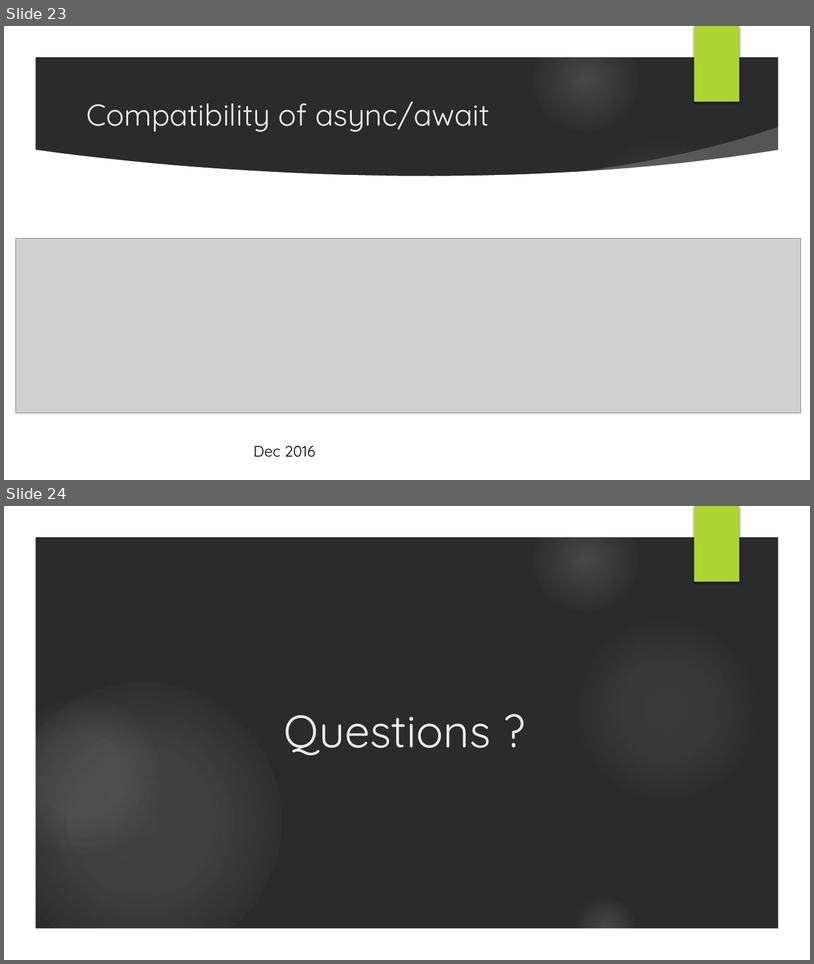
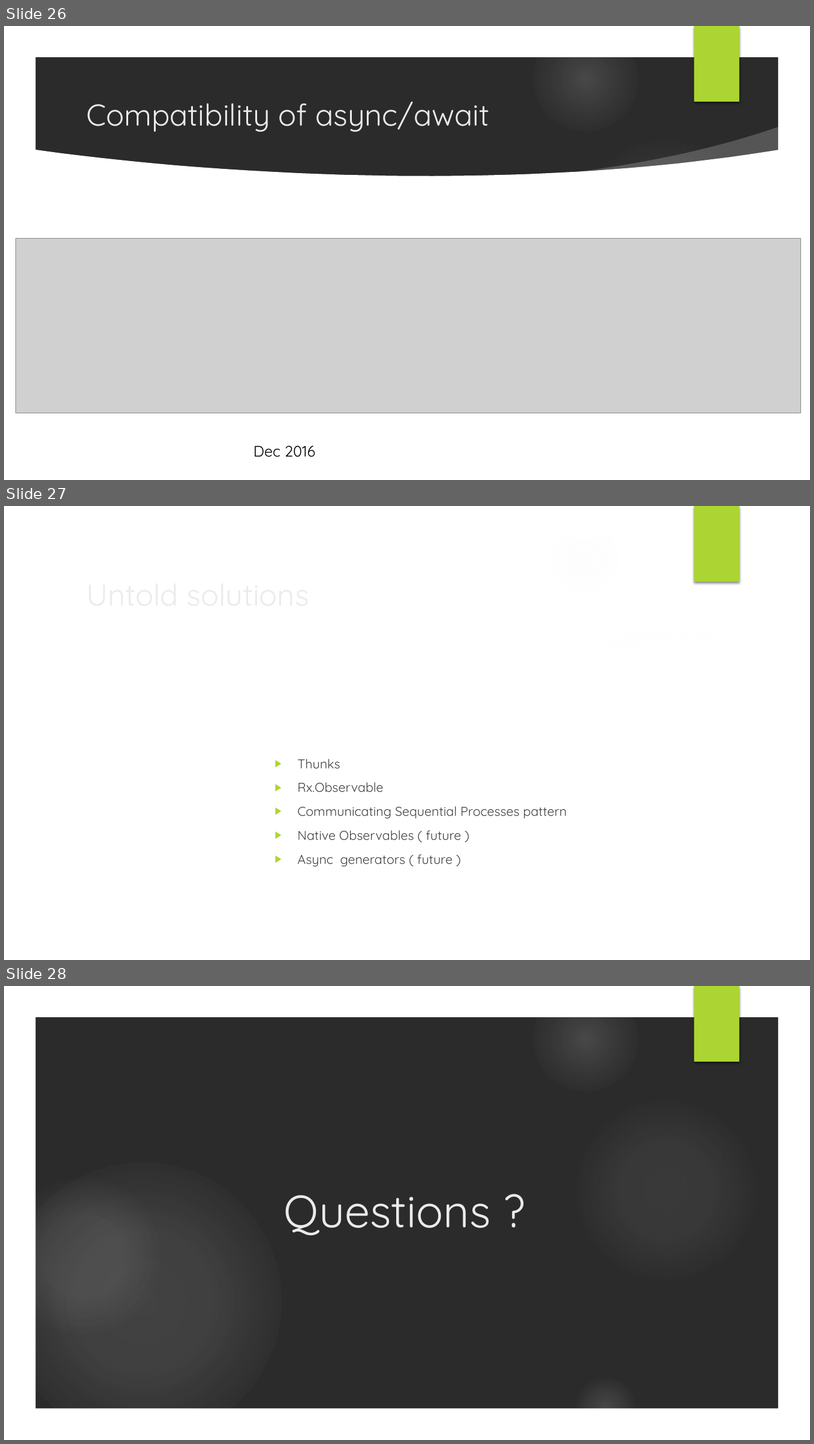
Before and after one commit to muxahuk/asyncJs, a slide deck: Asynchronous JavaScript.pptx. Shown one above the other, each under a label of ours: slides 23 and 24 before the commit, slides 26, 27 and 28 after it. The pictures are 814x964 and 814x1444 pixels, drawn with LibreOffice and Linux fonts; fonts in the diff are those of the drawing; grey boxes stand for pictures; background and template pictures are left out; a plain dark background stands for a picture behind light text. Boxes give left, top, right and bottom in pixels: in the first picture for what was removed or moved away, otherwise in the second. Text is boxed around its words. In the diff, an @@ line names an element or a change of style, - is before the commit and + after.

```diff
--- a/Asynchronous JavaScript.pptx
+++ b/Asynchronous JavaScript.pptx
@@ slide 27 added at box(4, 506, 810, 960), background picture (left out); not listed: 9 template elements that a slide beside it also shows @@
@@ title added at box(80, 570, 660, 617), 36 pt, text #EBEBEB @@
+Untold solutions
@@ text added at box(297, 759, 567, 867), 15.3 pt, text #404040 @@
+▶ Thunks
+▶ Rx.Observable
+▶ Communicating Sequential Processes pattern
+▶ Native Observables ( future )
+▶ Async generators ( future )
@@ what was slide 23 is now slide 26 @@
@@ what was slide 24 is now slide 28 @@
```
Also in this commit, not shown: 14 slides changed, 9 other slides added, 5 slides removed.
